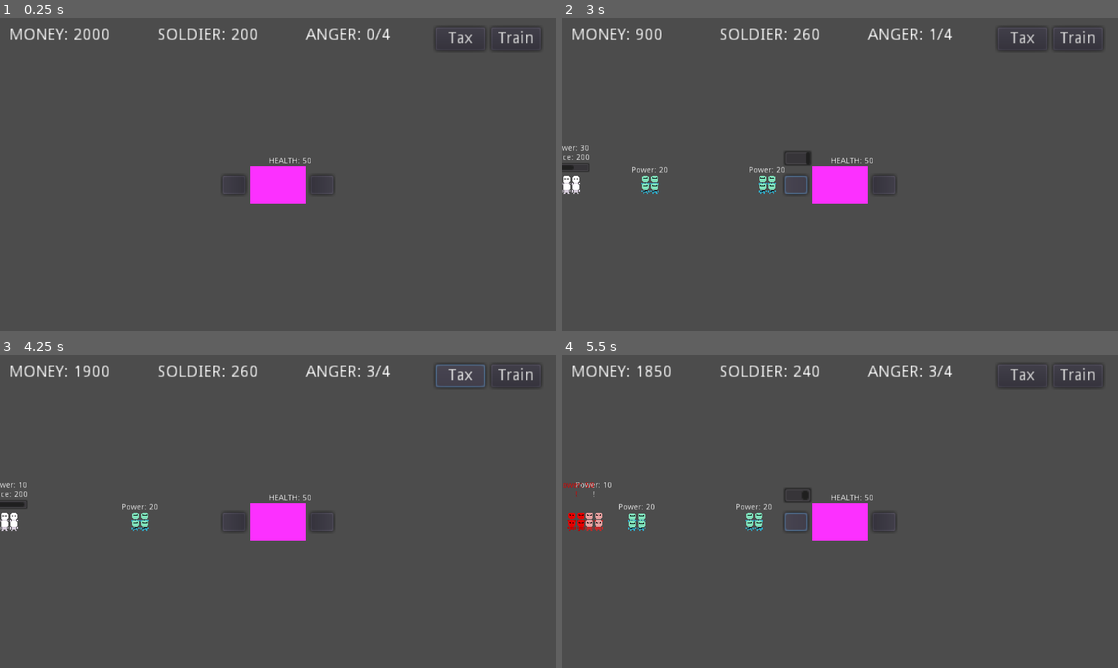
Above: before the commit, frames 1-4 (two rows, left to right).
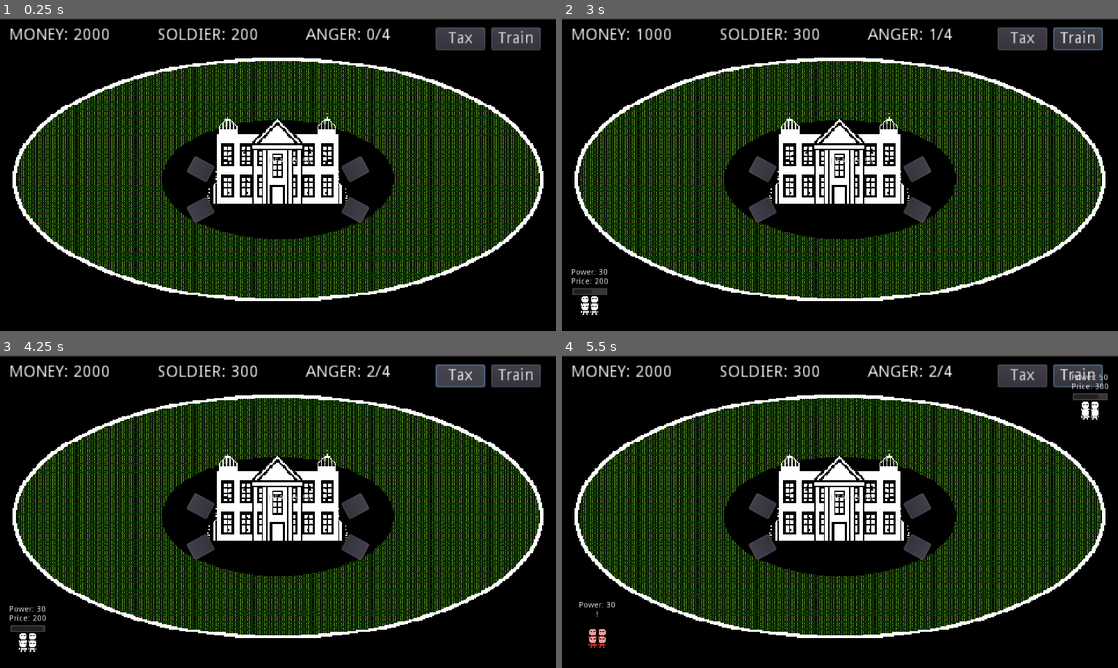
Above: after the commit, the same moments.

Repository: metalboyrick/riot-city-game
Game: Godot game, scene res://levels/level_base/level.tscn
The game is run twice, just before and just after one commit, with the same random seed, the same clock (stepped at 60 frames per second) and the same inputs. This scene is started directly instead of the project's main scene.
Inputs (mouse positions are in pixels of both pictures, inside the frame that each line leads up to):
- Up to frame 1 (0.25 s): no input
- Up to frame 2 (3 s): click (795, 183) at 0.52 s; click "Tax" at 1.25 s; click "Train" at 2 s; click (795, 183) at 2.77 s
- Up to frame 3 (4.25 s): click "Tax" at 3.5 s
- Up to frame 4 (5.5 s): click "Train" at 4.25 s; click (795, 520) at 5.02 s

The runs differ from the first frame. In frame 1, 97% of the frame differs, in the area x 0-100%, y 0-100%; in frame 2, 97%; in frame 3, 97%; in frame 4, 97%.

Commit message:
added map

Diff:
--- a/actors/central_building/central_building.tscn
+++ b/actors/central_building/central_building.tscn
@@ -3,20 +3,10 @@
 [ext_resource path="res://actors/central_building/central_building.gd" type="Script" id=1]
 
 [sub_resource type="RectangleShape2D" id=1]
-extents = Vector2( 24, 16 )
+extents = Vector2( 56, 32 )
 
 [node name="CentralBuilding" type="Area2D"]
 script = ExtResource( 1 )
-
-[node name="ColorRect" type="ColorRect" parent="."]
-margin_left = -24.0
-margin_top = -16.0
-margin_right = 24.0
-margin_bottom = 16.0
-color = Color( 0.992157, 0.192157, 1, 1 )
-__meta__ = {
-"_edit_use_anchors_": false
-}
 
 [node name="CollisionShape2D" type="CollisionShape2D" parent="."]
 shape = SubResource( 1 )
--- a/actors/mob/mob.tscn
+++ b/actors/mob/mob.tscn
@@ -66,7 +66,7 @@
 } ]
 
 [sub_resource type="RectangleShape2D" id=8]
-extents = Vector2( 7.44528, 8 )
+extents = Vector2( 8, 8 )
 
 [node name="Mob" type="KinematicBody2D"]
 input_pickable = true
@@ -75,17 +75,17 @@
 DEFAULT_CALM = 5.0
 
 [node name="AnimatedSprite" type="AnimatedSprite" parent="."]
-position = Vector2( 0, 2.38419e-07 )
 scale = Vector2( 0.5, 0.5 )
 frames = SubResource( 7 )
+frame = 4
 speed_scale = 2.0
 playing = true
 
 [node name="CalmBar" type="ProgressBar" parent="."]
 margin_left = -16.0
-margin_top = -18.841
+margin_top = -16.0
 margin_right = 16.0
-margin_bottom = -10.841
+margin_bottom = -8.0
 percent_visible = false
 __meta__ = {
 "_edit_use_anchors_": false
@@ -96,9 +96,9 @@
 
 [node name="DemandLabel" type="Label" parent="."]
 margin_left = -16.0
-margin_top = -27.2378
+margin_top = -24.0
 margin_right = 48.0
-margin_bottom = -13.2378
+margin_bottom = -10.0
 rect_scale = Vector2( 0.5, 0.5 )
 text = "500"
 align = 1
@@ -107,10 +107,10 @@
 }
 
 [node name="PowerLabel" type="Label" parent="."]
-margin_left = -15.8016
-margin_top = -35.2378
-margin_right = 48.1984
-margin_bottom = -21.2378
+margin_left = -16.0
+margin_top = -32.0
+margin_right = 48.0
+margin_bottom = -18.0
 rect_scale = Vector2( 0.5, 0.5 )
 text = "500"
 align = 1
--- a/actors/soldier/soldier.tscn
+++ b/actors/soldier/soldier.tscn
@@ -36,16 +36,17 @@
 } ]
 
 [sub_resource type="RectangleShape2D" id=8]
-extents = Vector2( 7.125, 8.0625 )
+extents = Vector2( 8, 8 )
 
 [node name="Soldier" type="KinematicBody2D"]
 script = ExtResource( 1 )
 SPEED = 0.75
 
 [node name="AnimatedSprite" type="AnimatedSprite" parent="."]
-scale = Vector2( 0.5, 0.5 )
+position = Vector2( -7.15256e-07, -0.5 )
+scale = Vector2( 0.5, 0.53125 )
 frames = SubResource( 7 )
-frame = 2
+frame = 3
 speed_scale = 3.0
 playing = true
 
--- a/levels/level_base/level.tscn
+++ b/levels/level_base/level.tscn
@@ -1,8 +1,9 @@
-[gd_scene load_steps=4 format=2]
+[gd_scene load_steps=5 format=2]
 
 [ext_resource path="res://actors/path/path.tscn" type="PackedScene" id=1]
 [ext_resource path="res://actors/central_building/central_building.tscn" type="PackedScene" id=2]
 [ext_resource path="res://levels/level_base/level.gd" type="Script" id=3]
+[ext_resource path="res://assets/static/level_map.png" type="Texture" id=4]
 
 [node name="Level" type="Node2D"]
 script = ExtResource( 3 )
@@ -11,15 +12,22 @@
 MONEY = 2000
 CENTRAL_HEALTH = 50
 
+[node name="Map" type="Sprite" parent="."]
+position = Vector2( 240, 136 )
+texture = ExtResource( 4 )
+__meta__ = {
+"_edit_lock_": true
+}
+
 [node name="SpawnTimer" type="Timer" parent="."]
 one_shot = true
 
 [node name="Path" parent="." instance=ExtResource( 1 )]
-position = Vector2( 96, 144 )
-rotation = 4.71239
+position = Vector2( 80, 216 )
+rotation = 4.21672
 
 [node name="MobSpawn" parent="Path" index="0"]
-position = Vector2( 0, -88 )
+position = Vector2( -1.51381, -64.4803 )
 
 [node name="SoldierSpawn" parent="Path" index="1"]
 position = Vector2( 0, 88 )
@@ -35,11 +43,11 @@
 margin_bottom = 134.0
 
 [node name="Path2" parent="." instance=ExtResource( 1 )]
-position = Vector2( 384, 144 )
-rotation = 1.5708
+position = Vector2( 400, 216 )
+rotation = -4.21672
 
 [node name="MobSpawn" parent="Path2" index="0"]
-position = Vector2( 0, -88 )
+position = Vector2( -1.51381, -64.4803 )
 
 [node name="SoldierSpawn" parent="Path2" index="1"]
 position = Vector2( 0, 88 )
@@ -54,8 +62,51 @@
 margin_right = 41.0
 margin_bottom = 134.0
 
+[node name="Path3" parent="." instance=ExtResource( 1 )]
+position = Vector2( 400, 80 )
+rotation = 1.07512
+
+[node name="MobSpawn" parent="Path3" index="0"]
+position = Vector2( -1.51381, -64.4803 )
+
+[node name="SoldierSpawn" parent="Path3" index="1"]
+position = Vector2( 0, 88 )
+
+[node name="DeployButton" parent="Path3" index="2"]
+margin_top = 96.0
+margin_bottom = 116.0
+
+[node name="CooldownBar" parent="Path3" index="3"]
+margin_left = 16.0
+margin_top = 120.0
+margin_right = 41.0
+margin_bottom = 134.0
+
+[node name="Path4" parent="." instance=ExtResource( 1 )]
+position = Vector2( 80, 80 )
+rotation = -1.07512
+
+[node name="MobSpawn" parent="Path4" index="0"]
+position = Vector2( -1.51381, -64.4803 )
+
+[node name="SoldierSpawn" parent="Path4" index="1"]
+position = Vector2( 0, 88 )
+
+[node name="DeployButton" parent="Path4" index="2"]
+margin_top = 96.0
+margin_bottom = 116.0
+
+[node name="CooldownBar" parent="Path4" index="3"]
+margin_left = 16.0
+margin_top = 120.0
+margin_right = 41.0
+margin_bottom = 134.0
+
 [node name="CentralBuilding" parent="." instance=ExtResource( 2 )]
-position = Vector2( 240, 144 )
+position = Vector2( 240, 136 )
+
+[node name="CollisionShape2D" parent="CentralBuilding" index="0"]
+position = Vector2( 0, -8 )
 
 [node name="GUI" type="Control" parent="."]
 margin_right = 40.0
@@ -160,3 +211,6 @@
 
 [editable path="Path"]
 [editable path="Path2"]
+[editable path="Path3"]
+[editable path="Path4"]
+[editable path="CentralBuilding"]
Not shown, added: assets/static/level_map.png.import
Not shown, added: assets/ui/menu/continue_btn_normal.png.import
Not shown, added: assets/ui/menu/continue_btn_pressed.png.import
Not shown, added: assets/ui/menu/play_btn_normal.png.import
Not shown, added: assets/ui/menu/play_btn_pressed.png.import
Not shown, added: assets/ui/menu/quit_btn_normal.png.import
Not shown, added: assets/ui/menu/quit_btn_pressed.png.import
